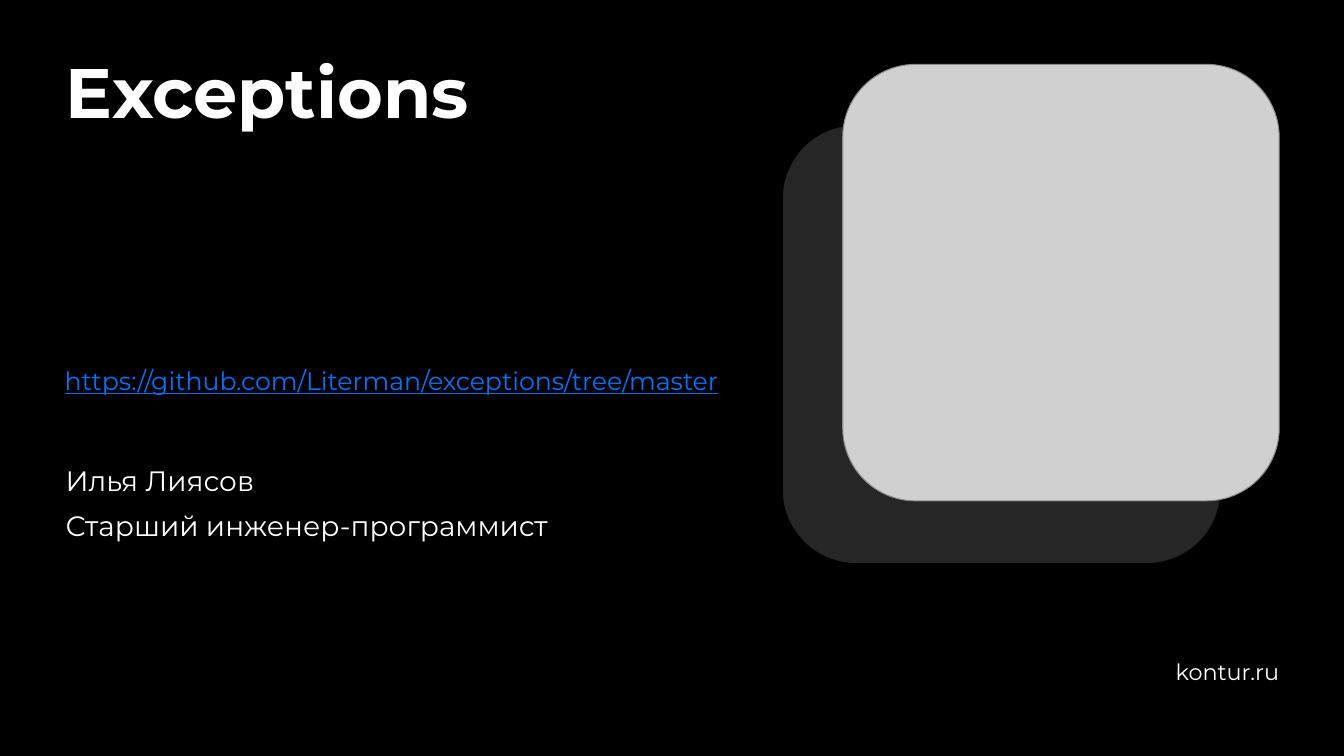
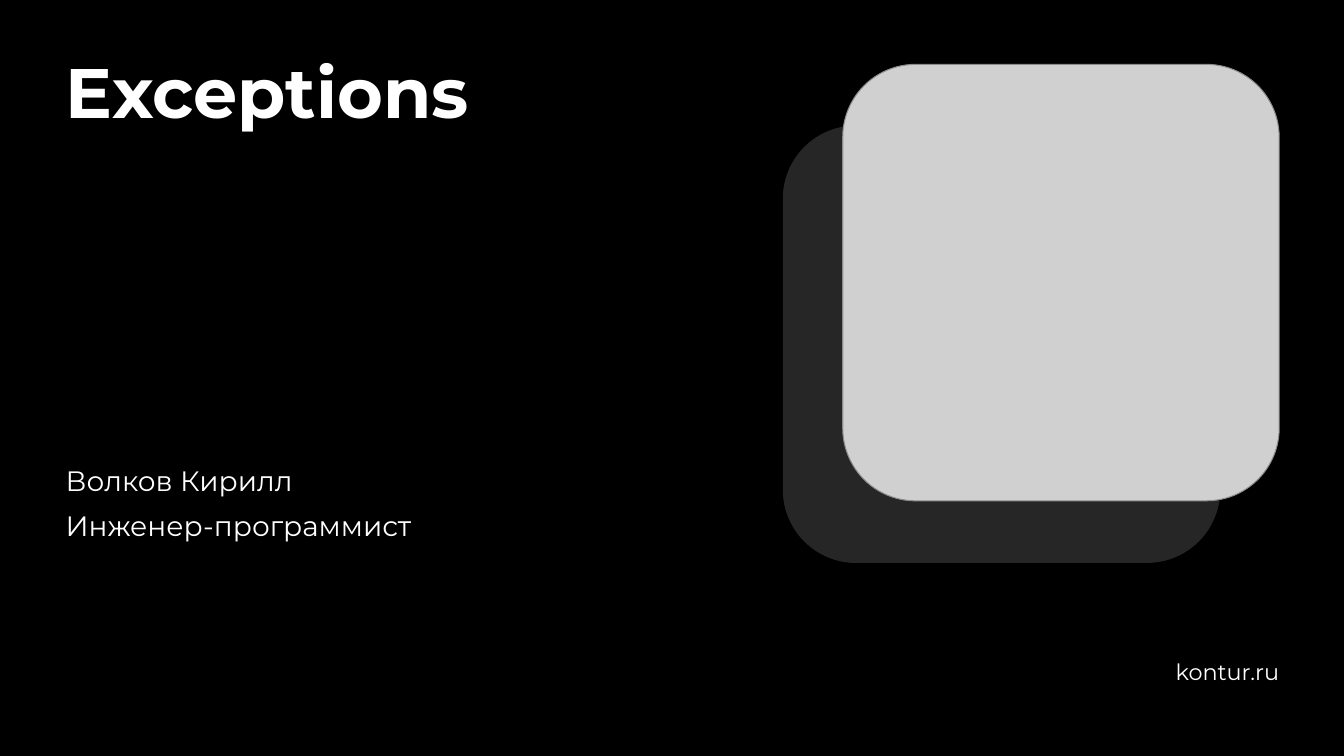
Before and after one commit to kontur-courses/exceptions, a slide deck: slide 1 of exceptions.pptx. Drawn at 1344x756 pixels with LibreOffice and Linux fonts; fonts in the diff are those of the drawing; grey boxes stand for pictures; background and template pictures are left out. Boxes give left, top, right and bottom in pixels: in the first picture for what was removed or moved away, otherwise in the second. Text is boxed around its words. In the diff, an @@ line names an element or a change of style, - is before the commit and + after.

Commit message:
presentation

```diff
--- a/exceptions.pptx
+++ b/exceptions.pptx
@@ text removed at (65, 368, 718, 395) @@
-https://github.com/Literman/exceptions/tree/master
@@ text at (66, 471, 293, 497): text changed @@
-Илья Лиясов
+Волков Кирилл
@@ text at (66, 516, 412, 542): text changed @@
-Старший инженер-программист
+Инженер-программист
```
Also in this commit, not shown: 4 other slides changed, 45 slides added, 2 slides removed.
